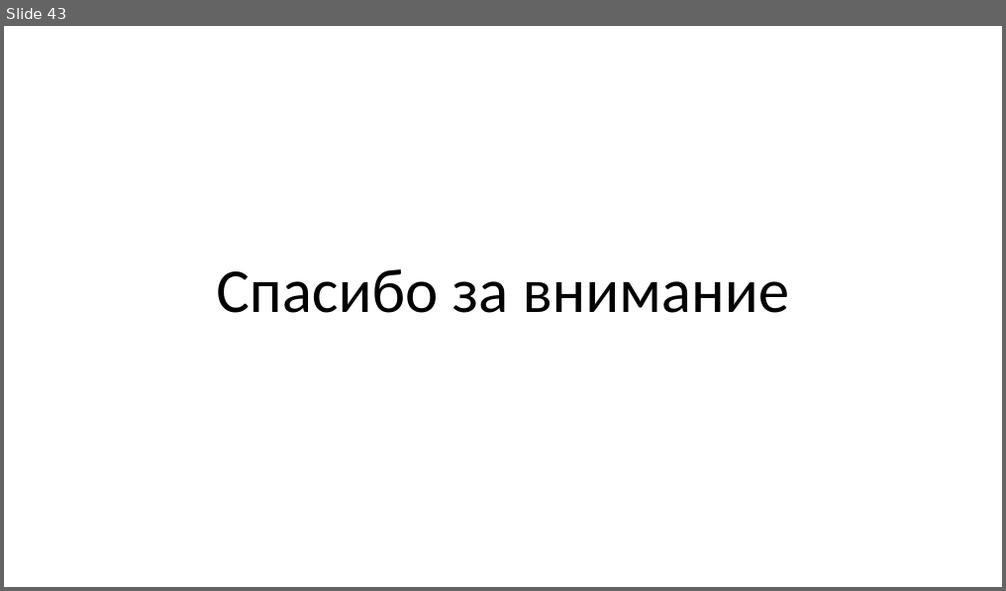
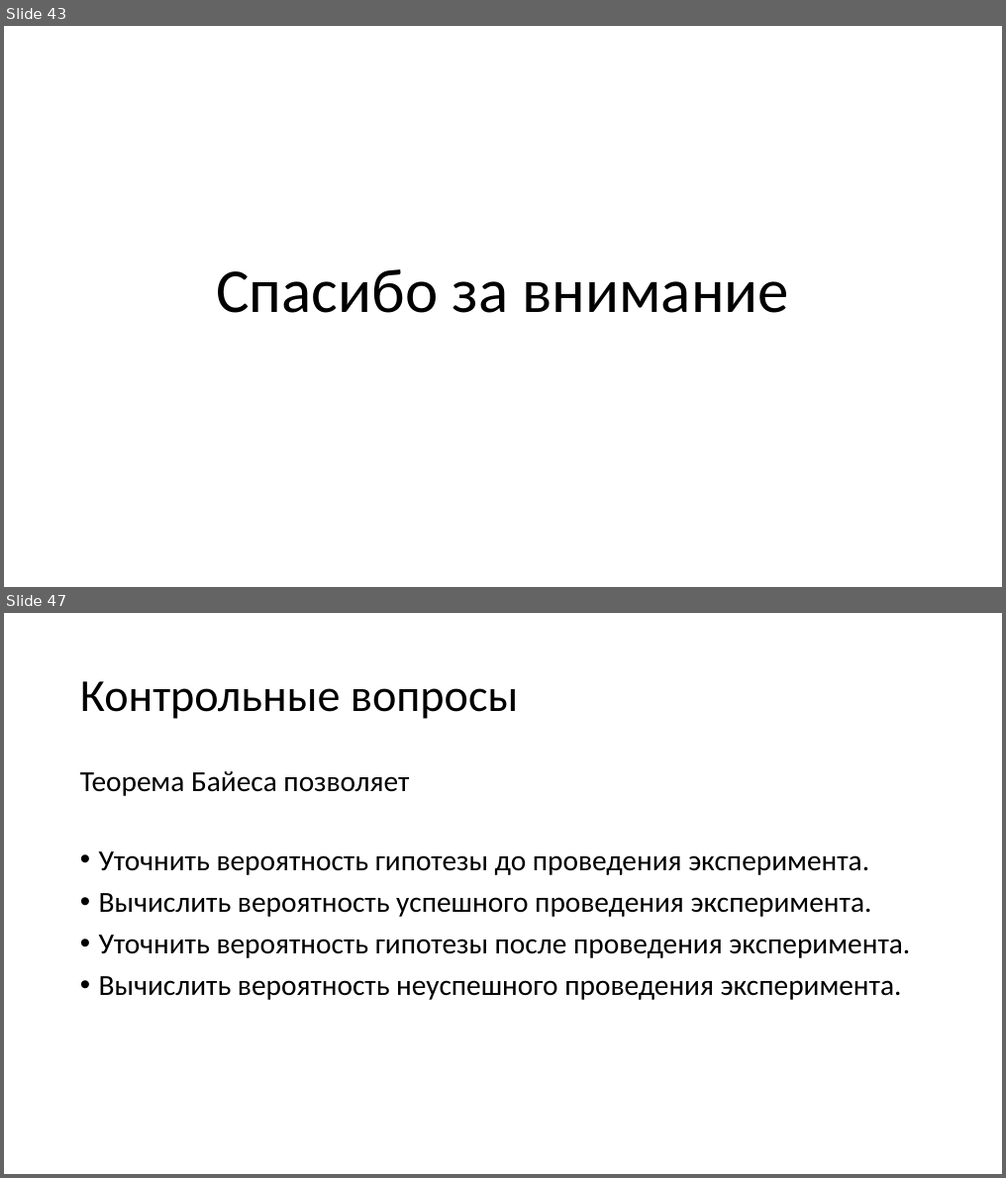
Before and after one commit to mosalov/AI_main_lectures, a slide deck: Лекция 5 18_11_2020.pptx. Shown one above the other, each under a label of ours: slide 43 before the commit, slides 43 and 47 after it; the slides between them are not shown. The pictures are 1006x591 and 1006x1178 pixels, drawn with LibreOffice and Linux fonts; fonts in the diff are those of the drawing. Boxes give left, top, right and bottom in pixels: in the first picture for what was removed or moved away, otherwise in the second. Text is boxed around its words. In the diff, an @@ line names an element or a change of style, - is before the commit and + after.

Commit message:
Добавил вопросы по лекции №5.

```diff
--- a/Лекция 5 18_11_2020.pptx
+++ b/Лекция 5 18_11_2020.pptx
@@ slide 47 added at (4, 613, 1002, 1174), background #FFFFFF @@
@@ title added at (80, 681, 518, 719), 44 pt, text #000000 @@
+Контрольные вопросы
@@ text added at (80, 771, 910, 1000), 28 pt, text #000000 @@
+Теорема Байеса позволяет
+• Уточнить вероятность гипотезы до проведения эксперимента.
+• Вычислить вероятность успешного проведения эксперимента.
+• Уточнить вероятность гипотезы после проведения эксперимента.
+• Вычислить вероятность неуспешного проведения эксперимента.
```
Also in this commit, not shown: 8 other slides added, 2 other files.
